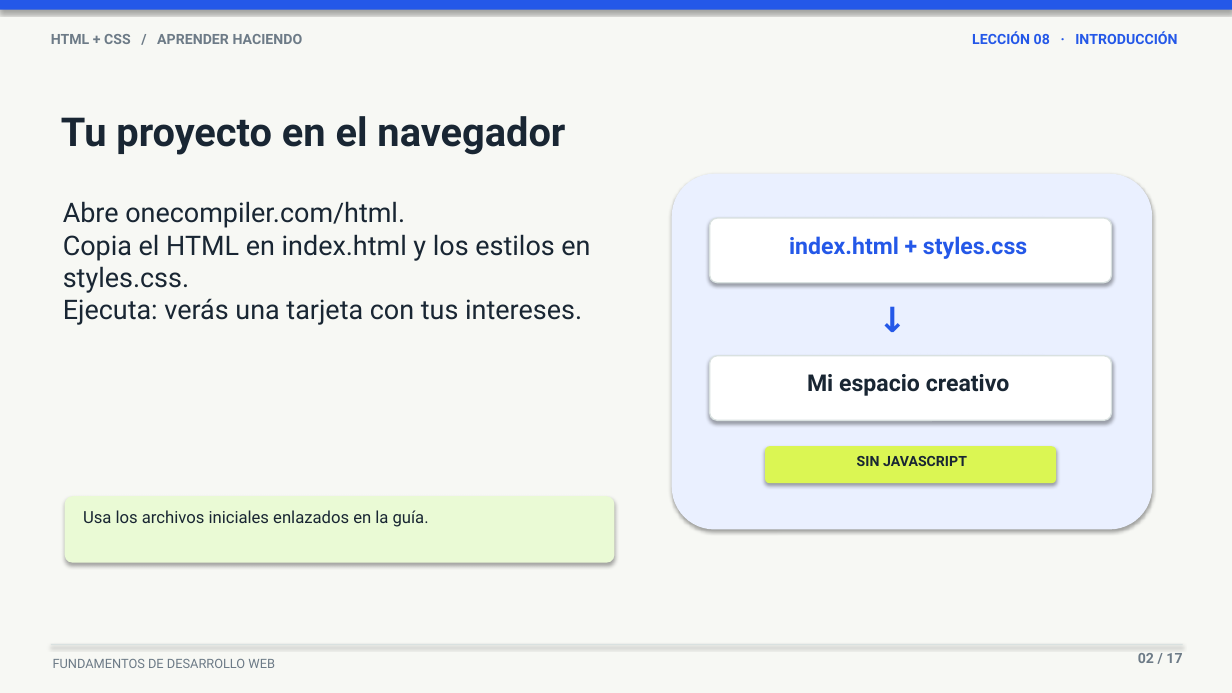
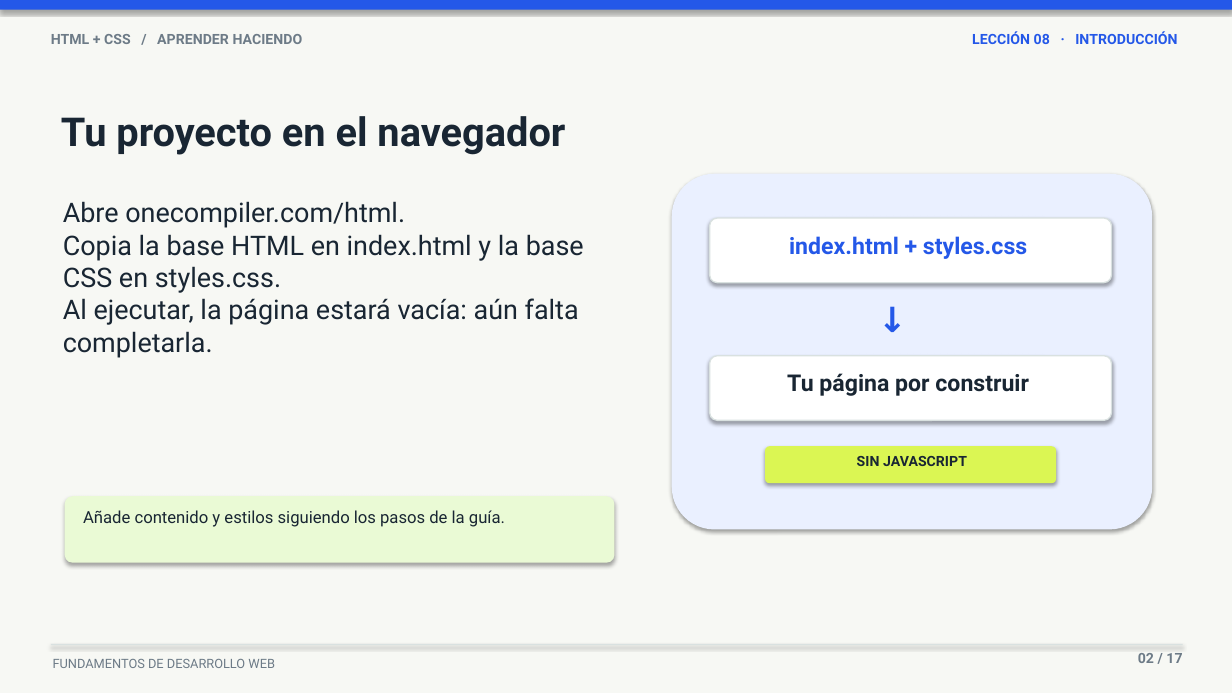
Before and after one commit to upc-pre-202620-1asi0730-8093-greentech/webdev-course-greentech, a slide deck: slide 2 of scripts/lesson-8-simple-web-page/lesson-8-simple-web-page-presentation.pptx. Drawn at 1232x693 pixels with LibreOffice and Linux fonts; fonts in the diff are those of the drawing. Boxes give left, top, right and bottom in pixels: in the first picture for what was removed or moved away, otherwise in the second. Text is boxed around its words. In the diff, an @@ line names an element or a change of style, - is before the commit and + after.

```diff
--- a/scripts/lesson-8-simple-web-page/lesson-8-simple-web-page-presentation.pptx
+++ b/scripts/lesson-8-simple-web-page/lesson-8-simple-web-page-presentation.pptx
@@ text at (63,234,584,358): text changed @@
-Copia el HTML en index.html y los estilos en styles.css.
-Ejecuta: verás una tarjeta con tus intereses.
+Copia la base HTML en index.html y la base CSS en styles.css.
+Al ejecutar, la página estará vacía: aún falta completarla.
@@ text at (787,373,1029,396): text changed @@
-Mi espacio creativo
+Tu página por construir
@@ text at (83,510,505,527): text changed @@
-Usa los archivos iniciales enlazados en la guía.
+Añade contenido y estilos siguiendo los pasos de la guía.
```
Also in this commit, not shown: 6 other files.
